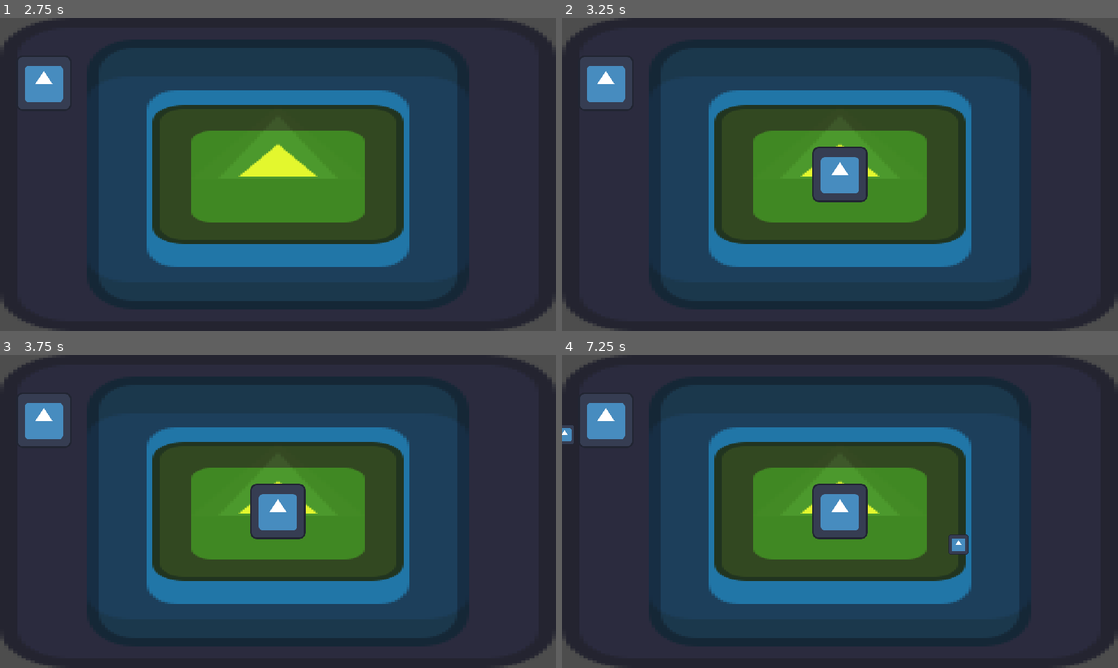
Above: before the commit, frames 1-4 (two rows, left to right).
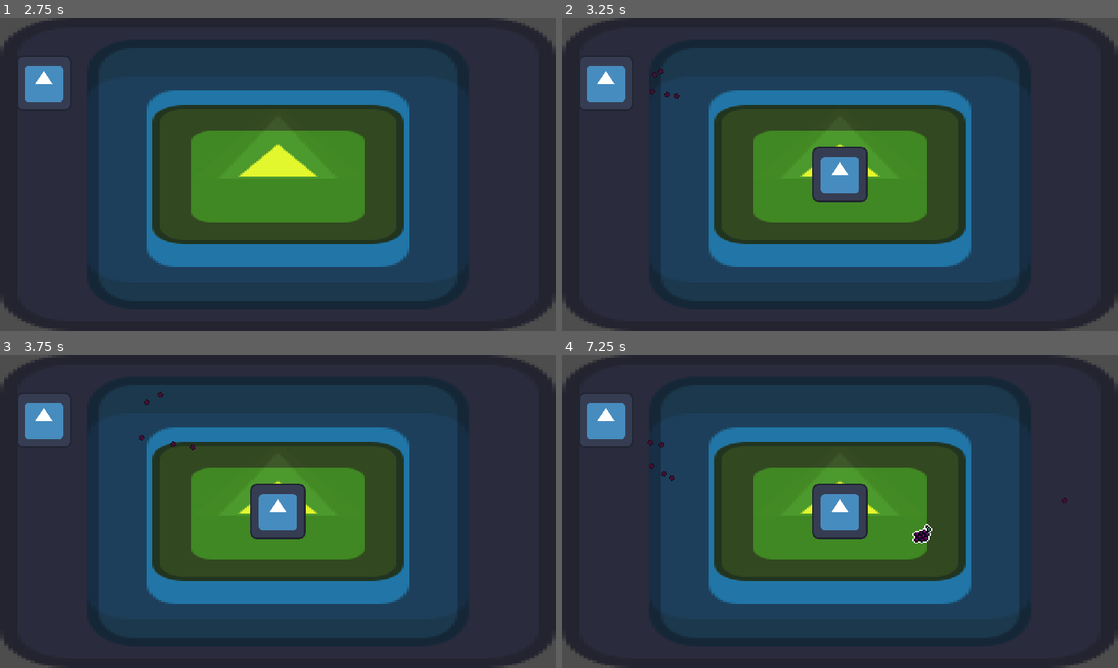
Above: after the commit, the same moments.

Repository: alexg-lviv/FruitTheNinja
Game: Godot game, scene res://src/GameField/MainScene.tscn
Two runs of this game, one before a commit and one after it. Both use one fixed random seed, a clock stepped at 60 frames per second and the inputs below. The engine's default icon, where the game draws it, is replaced by a stand-in: a white triangle on a blue panel in a dark square.
Inputs (mouse positions are in pixels of both pictures, inside the frame that each line leads up to):
- Up to frame 1 (2.75 s): click (44, 83) at 0.5 s; click (44, 83) at 1.25 s; click (44, 83) at 2 s
- Up to frame 2 (3.25 s): tap Enter at 2.75 s; move the mouse to (840, 174) at 2.77 s; click (840, 174) at 2.92 s
- Up to frame 3 (3.75 s): click (278, 511) at 3.67 s
- Up to frame 4 (7.25 s): move the mouse to (895, 442) at 4.27 s; click (895, 442) at 4.42 s; move the mouse to (812, 574) at 5.02 s; click (812, 574) at 5.17 s; move the mouse to (1006, 558) at 5.77 s; click (1006, 558) at 5.92 s; move the mouse to (673, 464) at 6.52 s; click (673, 464) at 6.67 s

Frame 1 is identical in both runs. In frame 2, less than 0.1% of the frame differs, in the area x 15-22%, y 16-26%; in frame 3, less than 0.1%; in frame 4, 0.6%, in the area x 0-91%, y 22-64%.

Commit message:
Added proper dying

Diff:
--- a/src/Projectiles/Grape/Grape.gd
+++ b/src/Projectiles/Grape/Grape.gd
@@ -1,6 +1,6 @@
 extends "res://src/Projectiles/Projectile.gd"
 
-const CHILD_NUM: int = 7
+const CHILD_NUM: int = 5
 const CHILD_SPEED: int = 300
 
 var is_supposed_to_die: bool = false
@@ -23,7 +23,7 @@
 	for i in CHILD_NUM:
 		var ins = GrapeChild.instantiate()
 		var base_dir_ang = direction.angle()
-		base_dir_ang += rng.randf_range(-PI / 6.0, PI / 6.0)
+		base_dir_ang += rng.randf_range(-PI / 12.0, PI / 12.0)
 		ins.global_position = global_position
 		ins.direction = Vector2.RIGHT.rotated(base_dir_ang)
 		ins.speed = CHILD_SPEED + rng.randi_range(-75, 75)
--- a/src/Projectiles/Grape/Grape.tscn
+++ b/src/Projectiles/Grape/Grape.tscn
@@ -12,7 +12,7 @@
 texture = ExtResource("3_dggtm")
 
 [node name="DieTimer" type="Timer" parent="." index="3"]
-wait_time = 1.5
+wait_time = 0.75
 one_shot = true
 autostart = true
 
--- a/src/Projectiles/Grape/GrapeChild.tscn
+++ b/src/Projectiles/Grape/GrapeChild.tscn
@@ -1,7 +1,13 @@
-[gd_scene load_steps=3 format=3 uid="uid://ctr23cbbaygrc"]
+[gd_scene load_steps=4 format=3 uid="uid://ctr23cbbaygrc"]
 
 [ext_resource type="PackedScene" uid="uid://vy6xu767jks6" path="res://src/Projectiles/Projectile.tscn" id="1_xr4gi"]
 [ext_resource type="Script" path="res://src/Projectiles/Grape/GrapeChild.gd" id="2_5tjnq"]
+[ext_resource type="Texture2D" uid="uid://it12nhkcmiow" path="res://assets/fruits/grape_child.png" id="3_4jlnt"]
 
 [node name="GrapeChild" instance=ExtResource("1_xr4gi")]
 script = ExtResource("2_5tjnq")
+
+[node name="Sprite2D" parent="." index="1"]
+position = Vector2(4.76837e-07, 0)
+scale = Vector2(0.4, 0.4)
+texture = ExtResource("3_4jlnt")
--- a/src/Projectiles/Projectile.gd
+++ b/src/Projectiles/Projectile.gd
@@ -8,6 +8,10 @@
 var direction = Vector2.RIGHT
 var size = 1.0
 var is_dead = false
+var is_finished_dying: bool = false;
+
+@onready var AnimPlayer: AnimationPlayer = get_node("AnimationPlayer")
+@onready var DeathTimer: Timer = get_node("DeathTimer")
 
 # For calculating trajectory based on elapsed time
 var elapsed_time = 0
@@ -38,3 +42,8 @@
 
 func die():
 	is_dead = true
+	AnimPlayer.play("simple_death")
+	DeathTimer.start()
+
+func _on_death_timer_timeout():
+	queue_free()
--- a/src/Projectiles/Projectile.tscn
+++ b/src/Projectiles/Projectile.tscn
@@ -1,10 +1,31 @@
-[gd_scene load_steps=4 format=3 uid="uid://vy6xu767jks6"]
+[gd_scene load_steps=6 format=3 uid="uid://vy6xu767jks6"]
 
 [ext_resource type="Script" path="res://src/Projectiles/Projectile.gd" id="1_8jjan"]
 [ext_resource type="Texture2D" uid="uid://bw4ti7ji6xg16" path="res://icon.svg" id="2_s0yao"]
 
 [sub_resource type="CircleShape2D" id="CircleShape2D_u3las"]
-radius = 30.0
+radius = 6.0
+
+[sub_resource type="Animation" id="Animation_wfxei"]
+resource_name = "simple_death"
+length = 0.2
+tracks/0/type = "value"
+tracks/0/imported = false
+tracks/0/enabled = true
+tracks/0/path = NodePath(".:modulate")
+tracks/0/interp = 1
+tracks/0/loop_wrap = true
+tracks/0/keys = {
+"times": PackedFloat32Array(0, 0.2),
+"transitions": PackedFloat32Array(1, 1),
+"update": 0,
+"values": [Color(1, 1, 1, 1), Color(1, 1, 1, 0)]
+}
+
+[sub_resource type="AnimationLibrary" id="AnimationLibrary_lf7hj"]
+_data = {
+"simple_death": SubResource("Animation_wfxei")
+}
 
 [node name="Projectile" type="Area2D"]
 script = ExtResource("1_8jjan")
@@ -17,3 +38,12 @@
 texture = ExtResource("2_s0yao")
 
 [node name="AnimationPlayer" type="AnimationPlayer" parent="."]
+libraries = {
+"": SubResource("AnimationLibrary_lf7hj")
+}
+
+[node name="DeathTimer" type="Timer" parent="."]
+wait_time = 1.5
+one_shot = true
+
+[connection signal="timeout" from="DeathTimer" to="." method="_on_death_timer_timeout"]
--- a/src/UI/ProjectileButt.gd
+++ b/src/UI/ProjectileButt.gd
@@ -1,4 +1,4 @@
 extends TextureButton
 
-@onready var projectile_scene = "res://src/Projectiles/Projectile.tscn"
+@onready var projectile_scene = "res://src/Projectiles/Grape/Grape.tscn"
 @onready var projectile_texture = $Icon.texture
Binary file added: assets/fruits/grape_child.png
Not shown, added: assets/fruits/grape_child.png.import
Not shown: 1 places in src/GameField/MainScene.tscn that only renumber resources
Not shown: 1 places in src/UI/ProjectileButt.tscn that only renumber resources
Not shown: 1 places in src/UI/ProjectilesBar.tscn that only renumber resources
